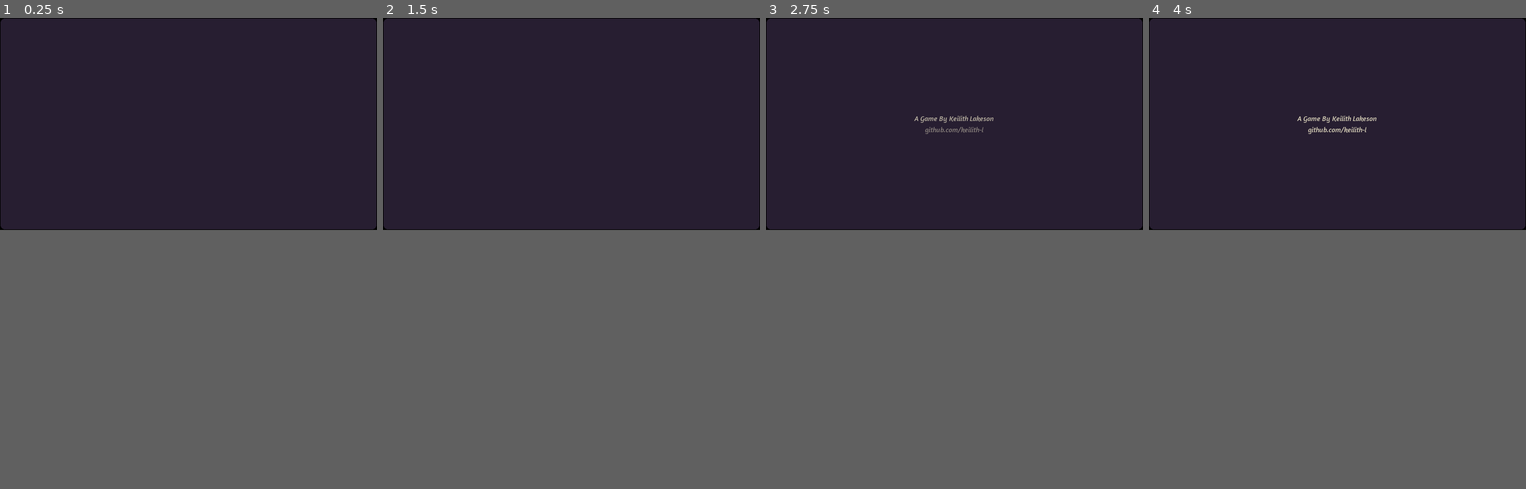
Above: before the commit, frames 1-4 (left to right).
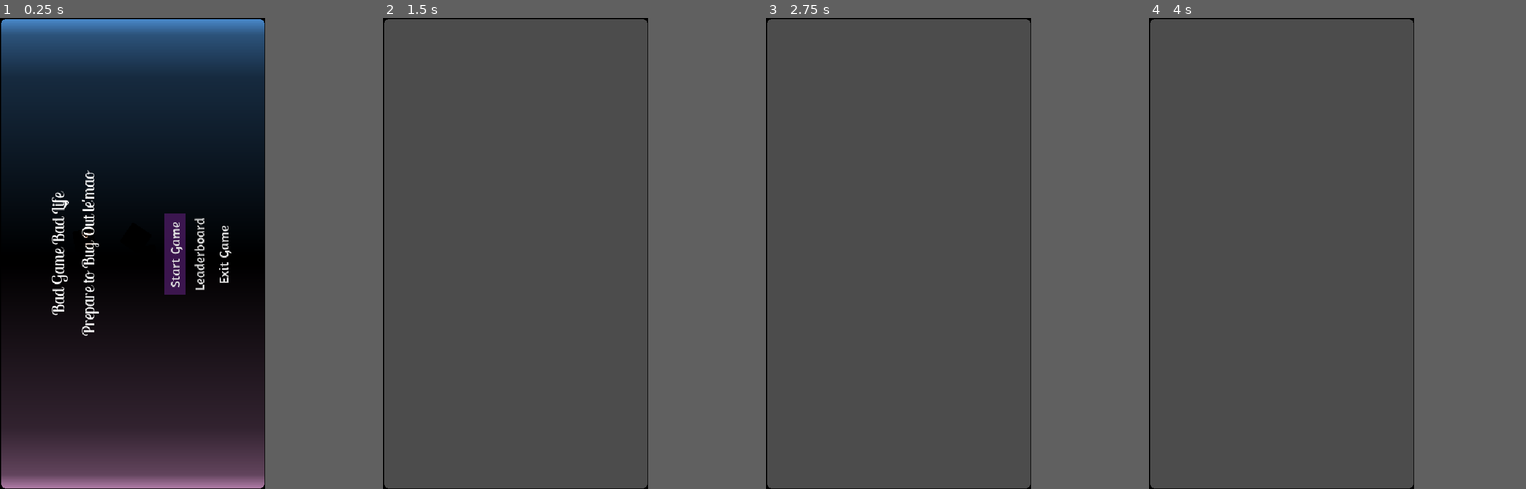
Above: after the commit, the same moments.

Repository: jlahman/ProjectArena
Game: Godot game, scene res://Game.tscn
The game is run twice, just before and just after one commit, with the same random seed, the same clock (stepped at 60 frames per second) and the same inputs. The engine's default icon, where the game draws it, is replaced by a stand-in: a white triangle on a blue panel in a dark square.
Inputs (mouse positions are in pixels of both pictures, inside the frame that each line leads up to):
- Up to frame 1 (0.25 s): no input
- Up to frame 2 (1.5 s): click (631, 126) at 0.5 s, where only the run after the commit has a clickable "Start Game"; tap Enter at 1.25 s; tap Space (ability_shoot, bound only after the commit) at 1.35 s
- Up to frame 3 (2.75 s): tap Down (look_down, bound only after the commit) at 2.1 s; tap Space (ability_shoot, bound only after the commit) at 2.3 s
- Up to frame 4 (4 s): hold S (look_down, bound only before the commit) 2.78-3.53 s; tap Space (ability_shoot, bound only after the commit) at 3.05, 3.8 s; tap Left (look_left, bound only after the commit) at 3.6 s
In our replay, the window is 640x360 before the commit and 450x800 after it. These sizes can differ from the game's own. Grey fills any space a smaller window leaves; there, only what the larger window draws over its background counts as a difference.

The runs differ from the first frame. In frame 1, 45% of the frame differs, in the area x 0-100%, y 0-100%; in frame 2, 32%; in frame 3, 32%; in frame 4, 32%.
Error after the commit: Attempt to call function 'instance' in base 'null instance' on a null instance. (res://SceneChanger.gd:9)

Commit message:
updated tracked files

Diff:
--- a/Enemies/FloatyBoy/FloatyBoy.gd
+++ b/Enemies/FloatyBoy/FloatyBoy.gd
@@ -3,3 +3,9 @@
 
 func _ready():
 	$MovementController.kinbody = self
+	$Hitbox.connect("area_entered", self, "_on_hitbox_area_entered")
+
+
+func _on_hitbox_area_entered(area):
+	if(area.is_in_group("player") and area.is_in_group("hurtbox")):
+		queue_free()
--- a/Enemies/FloatyBoy/FloatyBoy.tscn
+++ b/Enemies/FloatyBoy/FloatyBoy.tscn
@@ -1,17 +1,18 @@
 [gd_scene load_steps=6 format=2]
 
-[ext_resource path="res://icon.png" type="Texture" id=1]
+[ext_resource path="res://Enemies/FloatyBoy/floattyboi.png" type="Texture" id=1]
 [ext_resource path="res://Enemies/FloatyBoy/MovementController.gd" type="Script" id=2]
 [ext_resource path="res://Enemies/FloatyBoy/FloatyBoy.gd" type="Script" id=3]
 
 [sub_resource type="CircleShape2D" id=1]
-radius = 7.90142
+radius = 12.0
 
 [sub_resource type="CircleShape2D" id=2]
-radius = 8.0
+radius = 12.0
 
 [node name="FloatyBoy" type="KinematicBody2D" groups=[
 "enemy",
+"entity",
 ]]
 collision_layer = 2
 collision_mask = 4
@@ -21,17 +22,19 @@
 shape = SubResource( 1 )
 
 [node name="icon" type="Sprite" parent="."]
-modulate = Color( 0.360784, 0.988235, 0.494118, 1 )
-scale = Vector2( 0.25, 0.25 )
 texture = ExtResource( 1 )
 
-[node name="Hitbox" type="Area2D" parent="."]
+[node name="Hitbox" type="Area2D" parent="." groups=[
+"enemy",
+"hitbox",
+]]
 
 [node name="CollisionShape2D" type="CollisionShape2D" parent="Hitbox"]
 shape = SubResource( 2 )
 
 [node name="Hurtbox" type="Area2D" parent="." groups=[
 "enemy",
+"hurtbox",
 ]]
 
 [node name="CollisionShape2D" type="CollisionShape2D" parent="Hurtbox"]
--- a/Enemies/FloatyBoy/MovementController.gd
+++ b/Enemies/FloatyBoy/MovementController.gd
@@ -17,7 +17,7 @@
 
 
 func _physics_process(delta):
-	kinbody.rotation += delta*PI*2
+	kinbody.rotation += delta*PI
 	velocity.y = get_next_velocity_y()*6 + direction.y*16*2
 	velocity.x = get_next_velocity_x()*6 + direction.x*16*2
 	kinbody.move_and_slide(velocity)
--- a/Game.gd
+++ b/Game.gd
@@ -30,7 +30,7 @@
 	timer.disconnect("timeout", self, "_on_timer_timeout")
 	timer.queue_free()
 	print("asjdkf")
-	current_scene.start()
+#	current_scene.start()
 
 func change_scene(scene_path):
 	current_scene = find_node("ScreenHolder").get_child(0)
--- a/Game.tscn
+++ b/Game.tscn
@@ -1,6 +1,6 @@
 [gd_scene load_steps=6 format=2]
 
-[ext_resource path="res://GameScreens/IntroScreen/IntroScreen.tscn" type="PackedScene" id=1]
+[ext_resource path="res://GameScreens/MainMenuScreen/MainMenuScreen.tscn" type="PackedScene" id=1]
 [ext_resource path="res://corners_mask.png" type="Texture" id=2]
 [ext_resource path="res://SceneChanger.gd" type="Script" id=3]
 [ext_resource path="res://Game.gd" type="Script" id=4]
@@ -12,6 +12,7 @@
 [node name="Game" type="Node"]
 script = ExtResource( 4 )
 default_screen = ExtResource( 1 )
+rotate_screen = true
 
 [node name="SceneChanger" type="Node" parent="."]
 script = ExtResource( 3 )
--- a/GameScreens/GameplayScreen/GameplayScreen.gd
+++ b/GameScreens/GameplayScreen/GameplayScreen.gd
@@ -7,4 +7,4 @@
 
 func _process(delta):
 	$VBoxContainer/HBoxContainer/TimeGUI/TimeLabel.text = String($World.run_time).pad_decimals(2)
-	$VBoxContainer/HBoxContainer/HealthGUI/HealthLabel.text = "health : " + String($World.get_node("Player").health)
+	$VBoxContainer/HBoxContainer/HealthGUI/HealthLabel.text = "health : " + String($World.find_node("Player").health)
--- a/GameScreens/IntroScreen/IntroScreen.gd
+++ b/GameScreens/IntroScreen/IntroScreen.gd
@@ -5,9 +5,8 @@
 	$VBoxContainer/Label.modulate.a = 0
 	$VBoxContainer/Label2.modulate.a = 0
 	$AnimationPlayer.connect("animation_finished", self, "_on_anime_finished")
+	$AnimationPlayer.play("FadeIn")
 
-func start():
-	$AnimationPlayer.play("FadeIn")
 
 func _on_anime_finished(_anime):
 	find_parent("Game").change_scene("res://GameScreens/MainMenuScreen/MainMenuScreen.tscn")
--- a/Levels/Level0/World.gd
+++ b/Levels/Level0/World.gd
@@ -5,17 +5,24 @@
 var run_time : float
 
 func _ready():
-	player = $Player
+	player = $Entities/Player
 	player.connect("player_died", self, "_on_player_died")
 	run_time = 0.0
+	$WaveController.entities_holder = $Entities
 
 func _on_player_died():
 	find_parent("Game").change_scene("res://GameScreens/MainMenuScreen/MainMenuScreen.tscn")
 
 func _physics_process(delta):
-	#$Background/Background3.modulate.r = fmod($Background/Background3.modulate.r + 0.005, 1.0)
 	run_time += delta
-	run_time = stepify(run_time, 0.01)
 
-	$Background/Background3.modulate.b = abs(sin(run_time))
-	$Background/Background3.modulate.r = abs(cos(run_time))
+
+	$Foreground/Foreground1/Light2D.modulate.b = abs(sin(run_time))
+	$Foreground/Foreground1/Light2D2.modulate.b = abs(sin(run_time))
+	$Foreground/Foreground1/Light2D3.modulate.b = abs(sin(run_time))
+	$Foreground/Foreground1/Light2D4.modulate.b = abs(sin(run_time))
+	$Foreground/Foreground1/Light2D.modulate.r = abs(cos(run_time))
+	$Foreground/Foreground1/Light2D2.modulate.r = abs(cos(run_time))
+	$Foreground/Foreground1/Light2D3.modulate.r = abs(cos(run_time))
+	$Foreground/Foreground1/Light2D4.modulate.r = abs(cos(run_time))
+#	$Background/Background3.modulate.r = abs(cos(run_time))
--- a/Levels/Level0/World.tscn
+++ b/Levels/Level0/World.tscn
@@ -1,9 +1,9 @@
 [gd_scene load_steps=14 format=2]
 
 [ext_resource path="res://Player/Player.tscn" type="PackedScene" id=1]
-[ext_resource path="res://Enemies/FloatyBoy/FloatyBoy.tscn" type="PackedScene" id=2]
 [ext_resource path="res://Levels/Level0/World.gd" type="Script" id=3]
 [ext_resource path="res://corners_mask.png" type="Texture" id=4]
+[ext_resource path="res://Levels/Level0/WaveController.gd" type="Script" id=5]
 
 [sub_resource type="OpenSimplexNoise" id=1]
 seed = 42562
@@ -47,17 +47,18 @@
 [node name="World" type="Node2D"]
 script = ExtResource( 3 )
 
-[node name="Timer" type="Timer" parent="."]
-wait_time = 15.0
-
 [node name="WaveController" type="Node" parent="."]
+script = ExtResource( 5 )
 
 [node name="EnemySpawner" type="Node" parent="WaveController"]
+
+[node name="Timer" type="Timer" parent="WaveController"]
+wait_time = 15.0
 
 [node name="Background" type="Node2D" parent="."]
 
 [node name="Background3" type="Sprite" parent="Background"]
-modulate = Color( 0.337255, 0.243137, 0.356863, 1 )
+modulate = Color( 0.133333, 0.341176, 0.0705882, 1 )
 texture = SubResource( 2 )
 centered = false
 region_enabled = true
@@ -77,22 +78,13 @@
 region_enabled = true
 region_rect = Rect2( 0, 0, 360, 640 )
 
-[node name="Player" parent="." instance=ExtResource( 1 )]
-
-[node name="FloatyBoy" parent="." instance=ExtResource( 2 )]
-position = Vector2( 188.361, 189.482 )
-
-[node name="FloatyBoy2" parent="." instance=ExtResource( 2 )]
-position = Vector2( 497.811, 265.163 )
-
-[node name="FloatyBoy3" parent="." instance=ExtResource( 2 )]
-position = Vector2( 283.662, 88.5744 )
-
 [node name="Foreground" type="Node2D" parent="."]
+visible = false
 
 [node name="Foreground1" type="Sprite" parent="Foreground"]
 
 [node name="Light2D" type="Light2D" parent="Foreground/Foreground1"]
+modulate = Color( 1, 0, 0, 1 )
 position = Vector2( 1, 180 )
 scale = Vector2( 0.6, 360 )
 texture = SubResource( 7 )
@@ -147,3 +139,9 @@
 [node name="Floor" type="CollisionShape2D" parent="Border/StaticBody2D"]
 position = Vector2( 0, 360 )
 shape = SubResource( 9 )
+
+[node name="Entities" type="Node2D" parent="."]
+
+[node name="Player" parent="Entities" instance=ExtResource( 1 )]
+
+[node name="BulletHolder" type="Node2D" parent="."]
--- a/Player/MovementController.gd
+++ b/Player/MovementController.gd
@@ -18,13 +18,7 @@
 	pass
 
 func get_new_direction():
-	var move_direction = Vector2.ZERO
-	if(Input.is_action_pressed("move_left")):
-		move_direction += Vector2.LEFT
-	if(Input.is_action_pressed("move_right")):
-		move_direction += Vector2.RIGHT
-	if(Input.is_action_pressed("move_up")):
-		move_direction += Vector2.UP
-	if(Input.is_action_pressed("move_down")):
-		move_direction += Vector2.DOWN
-	return move_direction.normalized()
+	var horizontal = Input.get_action_strength("move_right") - Input.get_action_strength("move_left")
+	var vertical = Input.get_action_strength("move_down") - Input.get_action_strength("move_up")
+
+	return Vector2(horizontal, vertical).normalized()
--- a/Player/Player.gd
+++ b/Player/Player.gd
@@ -4,13 +4,18 @@
 signal player_died
 signal player_damaged
 
+export var equipped_weapon_scn : PackedScene
+
 var facing
 var health_max = 3
 var health = 3
+var equipped_weapon : Node
 
 func _ready():
 	$MovementController.kinbody = self
 	$Hitbox.connect("area_entered", self, "_on_area_entered_hitbox")
+	equipped_weapon = equipped_weapon_scn.instance()
+	$ActiveWeaponSlot.add_child(equipped_weapon)
 
 func _process(delta):
 	face_forward()
@@ -20,7 +25,7 @@
 	self.rotation = facing
 
 func _on_area_entered_hitbox(area):
-	if(area.is_in_group("enemy")):
+	if(area.is_in_group("enemy") and area.is_in_group("hurtbox")):
 		health = health - 1
 		health = max(0, health)
 		print(health)
--- a/Player/Player.tscn
+++ b/Player/Player.tscn
@@ -1,37 +1,56 @@
-[gd_scene load_steps=7 format=2]
+[gd_scene load_steps=8 format=2]
 
-[ext_resource path="res://icon.png" type="Texture" id=1]
+[ext_resource path="res://Player/ship.png" type="Texture" id=1]
 [ext_resource path="res://Player/MovementController.gd" type="Script" id=2]
 [ext_resource path="res://Player/Player.gd" type="Script" id=3]
-[ext_resource path="res://Player/Weapons/SingleFire/SingleFire.tscn" type="PackedScene" id=4]
+[ext_resource path="res://Player/Weapons/AutoFire/AutoFire.tscn" type="PackedScene" id=4]
 
 [sub_resource type="CircleShape2D" id=1]
 radius = 16.0
 
-[sub_resource type="CircleShape2D" id=2]
+[sub_resource type="SpriteFrames" id=2]
+animations = [ {
+"frames": [ ExtResource( 1 ) ],
+"loop": true,
+"name": "default",
+"speed": 6.0
+} ]
+
+[sub_resource type="CircleShape2D" id=3]
 radius = 7.0
 
 [node name="Player" type="KinematicBody2D" groups=[
+"entity",
 "player",
 ]]
 position = Vector2( 304.056, 221.56 )
 script = ExtResource( 3 )
+equipped_weapon_scn = ExtResource( 4 )
 
 [node name="Collidebox" type="CollisionShape2D" parent="."]
 shape = SubResource( 1 )
 
-[node name="icon" type="Sprite" parent="."]
-scale = Vector2( 0.5, 0.5 )
-texture = ExtResource( 1 )
+[node name="icon" type="AnimatedSprite" parent="."]
+frames = SubResource( 2 )
+playing = true
 
-[node name="Hitbox" type="Area2D" parent="."]
+[node name="Hitbox" type="Area2D" parent="." groups=[
+"hitbox",
+"player",
+]]
 
 [node name="CollisionShape2D" type="CollisionShape2D" parent="Hitbox"]
-shape = SubResource( 2 )
+shape = SubResource( 3 )
+
+[node name="Hurtbox" type="Area2D" parent="." groups=[
+"hurtbox",
+"player",
+]]
+
+[node name="CollisionShape2D" type="CollisionShape2D" parent="Hurtbox"]
+shape = SubResource( 3 )
 
 [node name="MovementController" type="Node2D" parent="."]
 script = ExtResource( 2 )
 
 [node name="ActiveWeaponSlot" type="Node2D" parent="."]
-
-[node name="SingleFire" parent="ActiveWeaponSlot" instance=ExtResource( 4 )]
--- a/Player/Weapons/SingleFire/SingleFire.gd
+++ b/Player/Weapons/SingleFire/SingleFire.gd
@@ -3,16 +3,32 @@
 export var offset_r : float
 var _look_dir := Vector2.UP
 
+var bullet_scn : PackedScene
+var bullet_spawn_node : Node
+
 func _ready():
+	bullet_scn = load("res://Player/Weapons/SingleFire/Bullet/Bullet.tscn")
 	$Sprite.position.y -= offset_r
-	$BulletSpawn.position.y -= offset_r
+	$BulletSpawnPoint.position.y -= offset_r
 
 func _process(delta):
-	get_input()
+	_look_dir = get_input()
+	if(Input.is_action_just_pressed("ability_shoot")):
+		var bullet := bullet_scn.instance()
+		find_parent("World").add_child(bullet)
+		bullet.transform = $BulletSpawnPoint.global_transform
+		bullet.scale.x = 2
+		bullet.scale.y = 2
+		bullet.set_launch_direction(_look_dir)
+
+
+
 	self.global_rotation = _look_dir.angle() + PI/2
 
 func get_input():
 	var horizontal = Input.get_action_strength("look_right") - Input.get_action_strength("look_left")
 	var vertical = Input.get_action_strength("look_down") - Input.get_action_strength("look_up")
 	if(horizontal != 0.0 or vertical != 0.0):
-		_look_dir = (_look_dir + Vector2(horizontal, vertical).normalized())/2
+		return (Vector2(horizontal, vertical).normalized())
+	else:
+		return _look_dir
--- a/Player/Weapons/SingleFire/SingleFire.tscn
+++ b/Player/Weapons/SingleFire/SingleFire.tscn
@@ -5,7 +5,7 @@
 
 [node name="SingleFire" type="Node2D"]
 script = ExtResource( 2 )
-offset_r = 32.0
+offset_r = 42.0
 
 [node name="Sprite" type="Sprite" parent="."]
 scale = Vector2( 0.1, 0.1 )
@@ -25,5 +25,5 @@
 scale = Vector2( 1.5, 0.5 )
 texture = ExtResource( 1 )
 
-[node name="BulletSpawn" type="Node2D" parent="."]
+[node name="BulletSpawnPoint" type="Position2D" parent="."]
 position = Vector2( 0, -3.2 )
--- a/project.godot
+++ b/project.godot
@@ -12,14 +12,15 @@
 
 config/name="badgame01"
 run/main_scene="res://Game.tscn"
-boot_splash/image="res://corners_mask.png"
 boot_splash/bg_color=Color( 0.12549, 0.145098, 0.192157, 1 )
 config/icon="res://icon.png"
 
 [display]
 
-window/size/width=640
-window/size/height=360
+window/size/width=360
+window/size/height=640
+window/size/test_width=1280
+window/size/test_height=720
 window/stretch/mode="viewport"
 window/stretch/aspect="keep"
 
@@ -27,50 +28,56 @@
 
 move_left={
 "deadzone": 0.5,
-"events": [ Object(InputEventKey,"resource_local_to_scene":false,"resource_name":"","device":0,"alt":false,"shift":false,"control":false,"meta":false,"command":false,"pressed":false,"scancode":16777231,"unicode":0,"echo":false,"script":null)
+"events": [ Object(InputEventKey,"resource_local_to_scene":false,"resource_name":"","device":0,"alt":false,"shift":false,"control":false,"meta":false,"command":false,"pressed":false,"scancode":65,"unicode":0,"echo":false,"script":null)
 , Object(InputEventJoypadMotion,"resource_local_to_scene":false,"resource_name":"","device":0,"axis":0,"axis_value":-1.0,"script":null)
  ]
 }
 move_right={
 "deadzone": 0.5,
-"events": [ Object(InputEventKey,"resource_local_to_scene":false,"resource_name":"","device":0,"alt":false,"shift":false,"control":false,"meta":false,"command":false,"pressed":false,"scancode":16777233,"unicode":0,"echo":false,"script":null)
+"events": [ Object(InputEventKey,"resource_local_to_scene":false,"resource_name":"","device":0,"alt":false,"shift":false,"control":false,"meta":false,"command":false,"pressed":false,"scancode":68,"unicode":0,"echo":false,"script":null)
 , Object(InputEventJoypadMotion,"resource_local_to_scene":false,"resource_name":"","device":0,"axis":0,"axis_value":1.0,"script":null)
  ]
 }
 move_up={
 "deadzone": 0.5,
-"events": [ Object(InputEventKey,"resource_local_to_scene":false,"resource_name":"","device":0,"alt":false,"shift":false,"control":false,"meta":false,"command":false,"pressed":false,"scancode":16777232,"unicode":0,"echo":false,"script":null)
+"events": [ Object(InputEventKey,"resource_local_to_scene":false,"resource_name":"","device":0,"alt":false,"shift":false,"control":false,"meta":false,"command":false,"pressed":false,"scancode":87,"unicode":0,"echo":false,"script":null)
 , Object(InputEventJoypadMotion,"resource_local_to_scene":false,"resource_name":"","device":0,"axis":1,"axis_value":-1.0,"script":null)
  ]
 }
 move_down={
 "deadzone": 0.5,
-"events": [ Object(InputEventKey,"resource_local_to_scene":false,"resource_name":"","device":0,"alt":false,"shift":false,"control":false,"meta":false,"command":false,"pressed":false,"scancode":16777234,"unicode":0,"echo":false,"script":null)
+"events": [ Object(InputEventKey,"resource_local_to_scene":false,"resource_name":"","device":0,"alt":false,"shift":false,"control":false,"meta":false,"command":false,"pressed":false,"scancode":83,"unicode":0,"echo":false,"script":null)
 , Object(InputEventJoypadMotion,"resource_local_to_scene":false,"resource_name":"","device":0,"axis":1,"axis_value":1.0,"script":null)
  ]
 }
 look_left={
 "deadzone": 0.1,
-"events": [ Object(InputEventKey,"resource_local_to_scene":false,"resource_name":"","device":0,"alt":false,"shift":false,"control":false,"meta":false,"command":false,"pressed":false,"scancode":65,"unicode":0,"echo":false,"script":null)
+"events": [ Object(InputEventKey,"resource_local_to_scene":false,"resource_name":"","device":0,"alt":false,"shift":false,"control":false,"meta":false,"command":false,"pressed":false,"scancode":16777231,"unicode":0,"echo":false,"script":null)
 , Object(InputEventJoypadMotion,"resource_local_to_scene":false,"resource_name":"","device":0,"axis":2,"axis_value":-1.0,"script":null)
  ]
 }
 look_right={
 "deadzone": 0.1,
-"events": [ Object(InputEventKey,"resource_local_to_scene":false,"resource_name":"","device":0,"alt":false,"shift":false,"control":false,"meta":false,"command":false,"pressed":false,"scancode":68,"unicode":0,"echo":false,"script":null)
+"events": [ Object(InputEventKey,"resource_local_to_scene":false,"resource_name":"","device":0,"alt":false,"shift":false,"control":false,"meta":false,"command":false,"pressed":false,"scancode":16777233,"unicode":0,"echo":false,"script":null)
 , Object(InputEventJoypadMotion,"resource_local_to_scene":false,"resource_name":"","device":0,"axis":2,"axis_value":1.0,"script":null)
  ]
 }
 look_up={
 "deadzone": 0.1,
-"events": [ Object(InputEventKey,"resource_local_to_scene":false,"resource_name":"","device":0,"alt":false,"shift":false,"control":false,"meta":false,"command":false,"pressed":false,"scancode":87,"unicode":0,"echo":false,"script":null)
+"events": [ Object(InputEventKey,"resource_local_to_scene":false,"resource_name":"","device":0,"alt":false,"shift":false,"control":false,"meta":false,"command":false,"pressed":false,"scancode":16777232,"unicode":0,"echo":false,"script":null)
 , Object(InputEventJoypadMotion,"resource_local_to_scene":false,"resource_name":"","device":0,"axis":3,"axis_value":-1.0,"script":null)
  ]
 }
 look_down={
 "deadzone": 0.1,
-"events": [ Object(InputEventKey,"resource_local_to_scene":false,"resource_name":"","device":0,"alt":false,"shift":false,"control":false,"meta":false,"command":false,"pressed":false,"scancode":83,"unicode":0,"echo":false,"script":null)
+"events": [ Object(InputEventKey,"resource_local_to_scene":false,"resource_name":"","device":0,"alt":false,"shift":false,"control":false,"meta":false,"command":false,"pressed":false,"scancode":16777234,"unicode":0,"echo":false,"script":null)
 , Object(InputEventJoypadMotion,"resource_local_to_scene":false,"resource_name":"","device":0,"axis":3,"axis_value":1.0,"script":null)
+ ]
+}
+ability_shoot={
+"deadzone": 0.5,
+"events": [ Object(InputEventKey,"resource_local_to_scene":false,"resource_name":"","device":0,"alt":false,"shift":false,"control":false,"meta":false,"command":false,"pressed":false,"scancode":32,"unicode":0,"echo":false,"script":null)
+, Object(InputEventJoypadButton,"resource_local_to_scene":false,"resource_name":"","device":0,"button_index":5,"pressure":0.0,"pressed":false,"script":null)
  ]
 }
 
Not shown, changed: build/badgame01.pck
